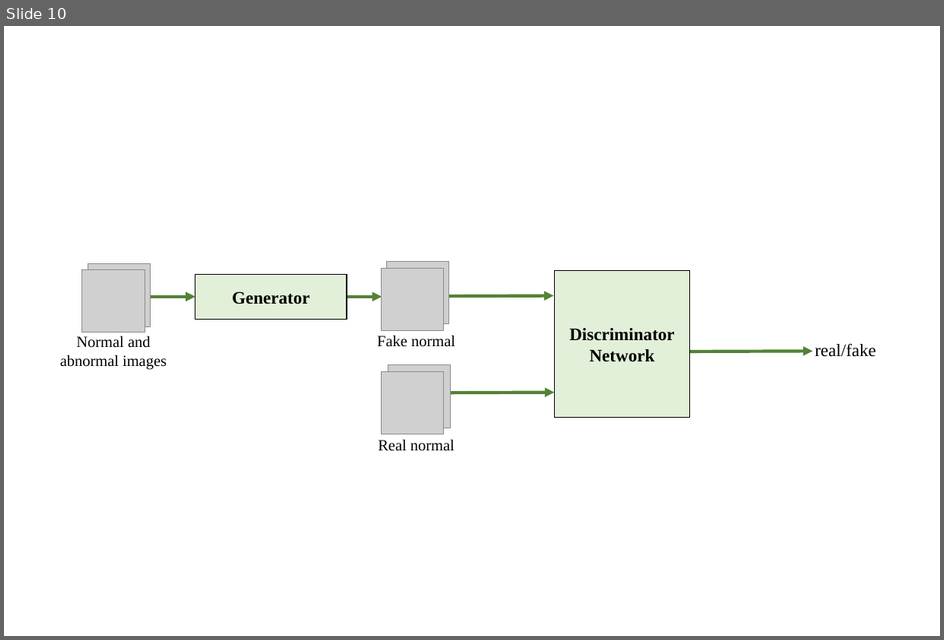
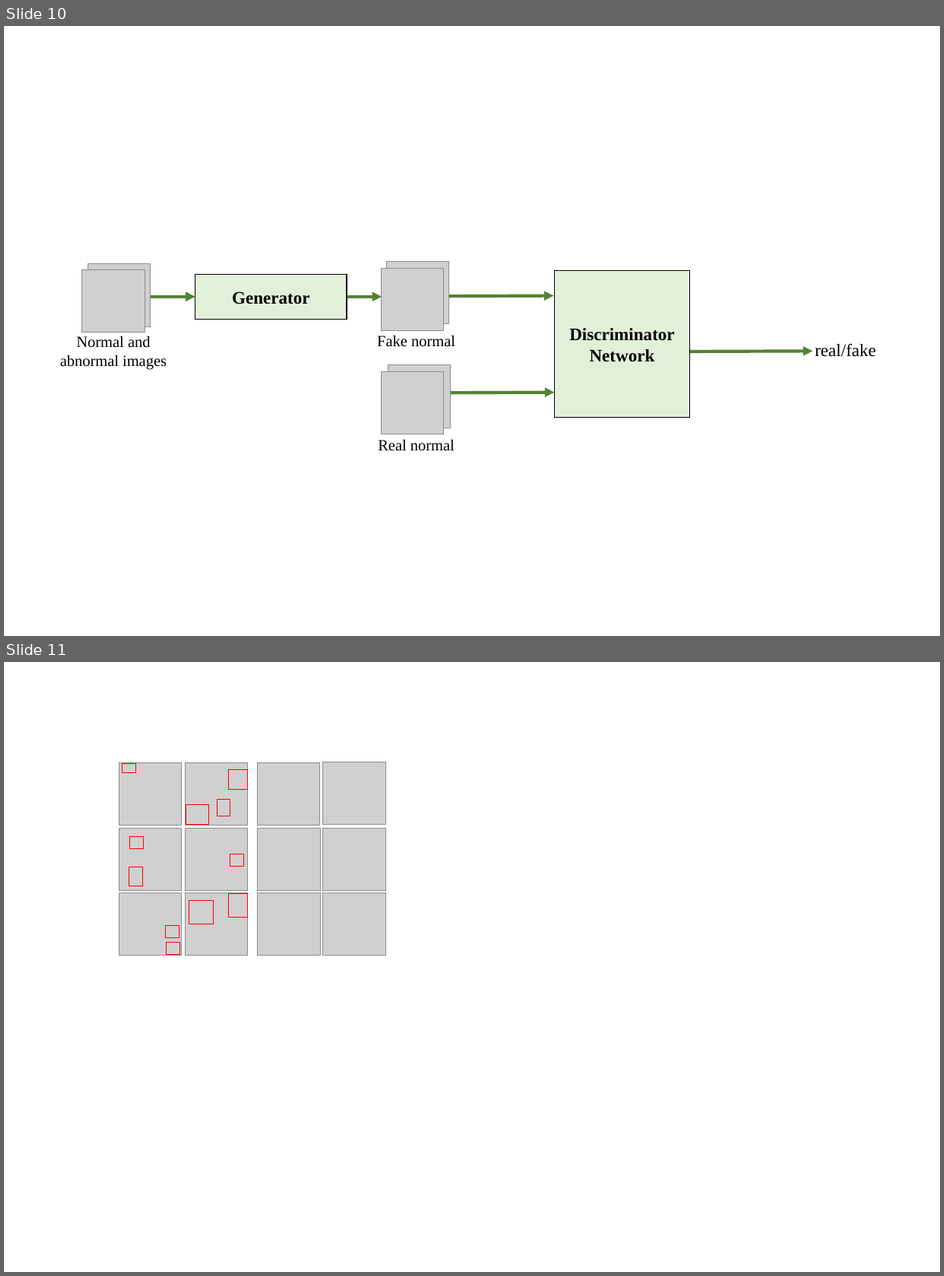
Before and after one commit to zhangrong1722/sysu_graduation_paper, a slide deck: LaTeX/MacOs系统/figure/all_figures.pptx. Shown one above the other, each under a label of ours: slide 10 before the commit, slides 10 and 11 after it. The pictures are 944x640 and 944x1276 pixels, drawn with LibreOffice and Linux fonts; fonts in the diff are those of the drawing; grey boxes stand for pictures. Boxes give left, top, right and bottom in pixels: in the first picture for what was removed or moved away, otherwise in the second. Text is boxed around its words. In the diff, an @@ line names an element or a change of style, - is before the commit and + after.

```diff
--- a/LaTeX/MacOs系统/figure/all_figures.pptx
+++ b/LaTeX/MacOs系统/figure/all_figures.pptx
@@ slide 11 added at [4,662,940,1272], background #FFFFFF @@
@@ picture added at [120,762,182,825] @@
@@ rectangle added at [122,763,135,772], outline #FF0000 0.8 pt @@
@@ picture added at [185,762,248,825] @@
@@ rectangle added at [229,769,248,789], outline #FF0000 0.8 pt @@
@@ picture added at [258,762,320,825] @@
@@ picture added at [323,762,386,825] @@
@@ rectangle added at [186,805,209,824], outline #FF0000 0.8 pt @@
@@ rectangle added at [218,800,230,816], outline #FF0000 0.8 pt @@
@@ picture added at [120,828,182,890] @@
@@ rectangle added at [129,836,143,848], outline #FF0000 0.8 pt @@
@@ picture added at [185,828,248,890] @@
@@ picture added at [258,828,320,890] @@
@@ picture added at [323,828,386,890] @@
@@ rectangle added at [230,854,243,866], outline #FF0000 0.8 pt @@
@@ rectangle added at [129,867,142,886], outline #FF0000 0.8 pt @@
@@ picture added at [120,893,182,955] @@
@@ picture added at [185,893,248,955] @@
@@ rectangle added at [189,900,213,924], outline #FF0000 0.8 pt @@
@@ rectangle added at [228,893,247,917], outline #FF0000 0.8 pt @@
@@ picture added at [258,893,320,955] @@
@@ picture added at [323,893,386,955] @@
@@ rectangle added at [166,926,180,937], outline #FF0000 0.8 pt @@
@@ rectangle added at [166,942,180,954], outline #FF0000 0.8 pt @@
```
Also in this commit, not shown: 1 slide changed, 1 other slide added, 11 other files.
